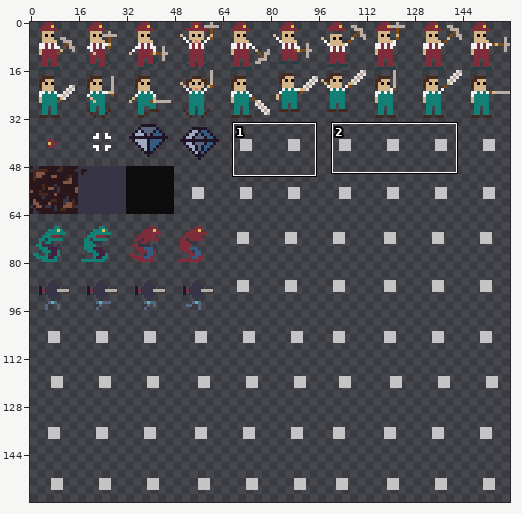
Edited in one commit: sprite sheet (Assets/DND/Sprites/SpriteSheet.png). Above: a wide view before the commit, with the close-up outlined.
Close-up. Before:
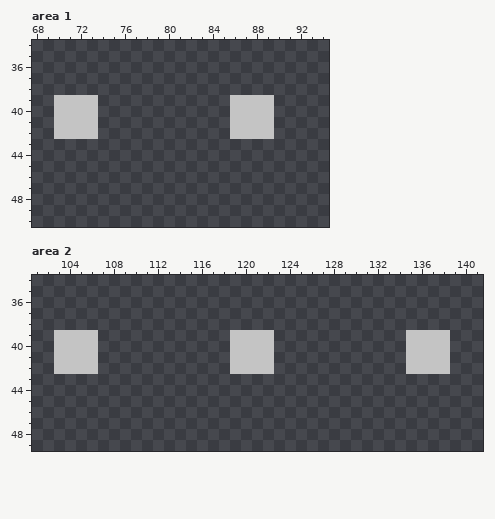
The file is 160x160 pixels. Shown: area 1: x 68..94, y 34..50; area 2: x 101..141, y 34..49.
After the commit:
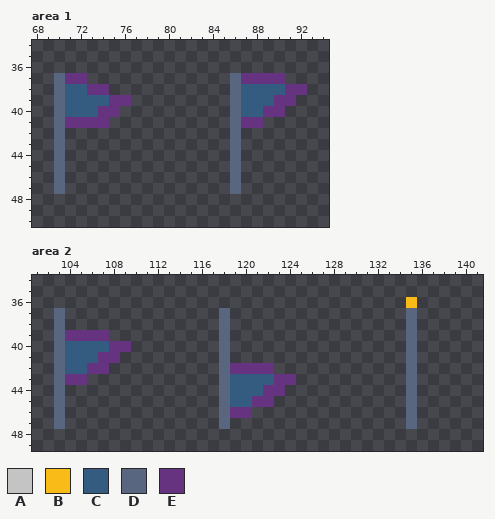
Palette (. is transparent): A #c4c4c4  B #f9bb18  C #335c80  D #596680  E #663380
From old to new:
Area 1:
y 37: x 70..72 ... -> DEE; x 86..90 ..... -> DEEEE
y 38: x 70..74 ..... -> DCCEE; x 86..92 ....... -> DCCCCEE
y 39: x 70..76 AAAA... -> DCCCCEE; x 86..91 AAAA.. -> DCCCEE
y 40: x 70..75 AAAA.. -> DCCCEE; x 86..90 AAAA. -> DCCEE
y 41: x 70..74 AAAA. -> DEEEE; x 86..89 AAAA -> DEE.
y 42: x 70..73 AAAA -> D...; x 86..89 AAAA -> D...
y 43..47: x 70 . -> D; x 86 . -> D
Area 2:
y 36: x 135 . -> B
y 37..38: x 103 . -> D; x 118 . -> D; x 135 . -> D
y 39: x 103..107 AAAA. -> DEEEE; x 118..122 .AAAA -> D....; x 135..138 AAAA -> D...
y 40: x 103..109 AAAA... -> DCCCCEE; x 118..122 .AAAA -> D....; x 135..138 AAAA -> D...
y 41: x 103..108 AAAA.. -> DCCCEE; x 118..122 .AAAA -> D....; x 135..138 AAAA -> D...
y 42: x 103..107 AAAA. -> DCCEE; x 118..122 .AAAA -> DEEEE; x 135..138 AAAA -> D...
y 43: x 103..105 ... -> DEE; x 118..124 ....... -> DCCCCEE; x 135 . -> D
y 44: x 103 . -> D; x 118..123 ...... -> DCCCEE; x 135 . -> D
y 45: x 103 . -> D; x 118..122 ..... -> DCCEE; x 135 . -> D
y 46: x 103 . -> D; x 118..120 ... -> DEE; x 135 . -> D
y 47: x 103 . -> D; x 118 . -> D; x 135 . -> D
Where, in picture pixels (left, top, right, bottom), the same in both close-ups:
changed: (54, 73, 131, 194)
changed: (230, 73, 307, 194)
changed: (406, 297, 450, 429)
changed: (54, 308, 131, 429)
changed: (219, 308, 296, 429)
